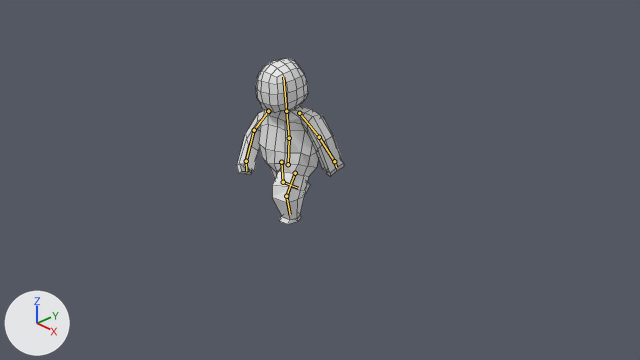
An edit to the Blender file code/models/spaceman_idle.blend, drawn before and after from the same camera.
Before and after are seen from the file's camera 'Camera'. Arrows for +X, +Y and +Z are at lower left; the lights stay in place. Both versions are drawn at frame 28 of the action 'Walk_Cycle.001'; the numbers are the values there. The bones that bend it are drawn over the model as lines. Mesh edges are drawn as thin lines.
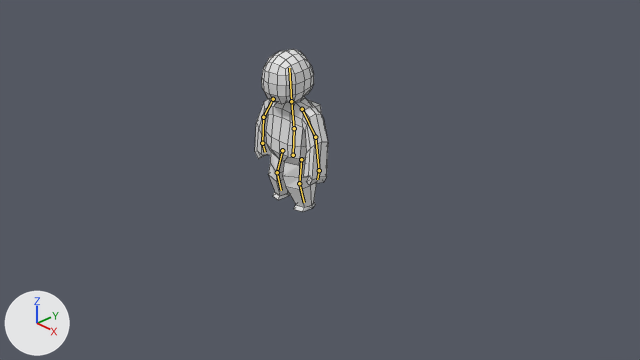
Location of each change, [x1, y1, x2, y2] in pixels of the pictures (640 x 360 px):
'Cube', posed (31% narrower)
    before: [237, 58, 344, 224]
    after: [255, 49, 328, 212]
bone 'Torso', root to tip
    before: (288, 164) to (289, 138)
    after: (293, 155) to (294, 128)
bone 'Chest', root to tip
    before: (289, 138) to (286, 111)
    after: (294, 128) to (291, 101)
bone 'Head', root to tip
    before: (286, 111) to (283, 77)
    after: (291, 101) to (289, 68)
bone 'Upper_Arm_L', root to tip
    before: (299, 113) to (319, 137)
    after: (302, 109) to (315, 137)
bone 'Lower_Arm_L', root to tip
    before: (319, 137) to (334, 161)
    after: (315, 137) to (319, 170)
bone 'Hand_L', root to tip
    before: (334, 161) to (336, 167)
    after: (319, 170) to (317, 179)
bone 'Upper_Arm_R', root to tip
    before: (268, 111) to (254, 130)
    after: (273, 99) to (263, 117)
bone 'Lower_Arm_R', root to tip
    before: (254, 130) to (246, 161)
    after: (263, 117) to (262, 143)
bone 'Upper_Leg_L', root to tip
    before: (295, 173) to (286, 196)
    after: (301, 159) to (299, 183)
bone 'Lower_Leg_L', root to tip
    before: (286, 196) to (290, 214)
    after: (299, 183) to (304, 202)
bone 'Upper_Leg_R', root to tip
    before: (281, 162) to (283, 182)
    after: (282, 150) to (277, 172)
bone 'Lower_Leg_R', root to tip
    before: (283, 182) to (298, 188)
    after: (277, 172) to (281, 190)

The change in detail:
Bone 'Torso' (bone_torso) moves from (0.02, -0.084, 0.124) to (0.0, 0.035, 0.002).
Bone 'Torso' (bone_torso) turns from (1, 0, -1) to (0, 0, 0) degrees about its own x, y and z.
Bone 'Chest' (bone_chest) moves from (0.052, 0.316, -0.154) to (0.0, 0.0, 0.0).
Bone 'Chest' (bone_chest) turns from (1, 1, -3) to (-3, 0, -3) degrees about its own x, y and z.
Bone 'Head' (bone_head) moves from (-0.067, 0.017, 0.175) to (0.0, 0.0, 0.0).
Bone 'Head' (bone_head) turns from (2, -5, 2) to (0, 0, 0) degrees about its own x, y and z.
Bone 'Upper_Arm_L' (bone_upper_arm_l) moves from (-0.125, -0.101, -0.016) to (-0.007, -0.015, 0.042).
Bone 'Upper_Arm_L' (bone_upper_arm_l) turns from (-17, 25, 13) to (-10, -1, -2) degrees about its own x, y and z.
Bone 'Lower_Arm_L' (bone_lower_arm_l) moves from (-0.048, 1.007, -0.199) to (0.003, 0.0, -0.011).
Bone 'Lower_Arm_L' (bone_lower_arm_l) turns from (-15, -1, 0) to (-18, -2, -4) degrees about its own x, y and z.
Bone 'Hand_L' (bone_hand_l) moves from (0.113, -0.214, 0.056) to (0.0, 0.0, 0.0).
Bone 'Hand_L' (bone_hand_l) turns from (4, 0, -3) to (0, 0, 0) degrees about its own x, y and z.
Bone 'Upper_Arm_R' (bone_upper_arm_r) moves from (0.002, 0.013, 0.0) to (0.002, -0.005, -0.032).
Bone 'Upper_Arm_R' (bone_upper_arm_r) turns from (12, 4, -8) to (13, -2, 2) degrees about its own x, y and z.
Bone 'Lower_Arm_R' (bone_lower_arm_r) moves from (0.296, 0.276, 1.098) to (0.001, 0.0, -0.004).
Bone 'Lower_Arm_R' (bone_lower_arm_r) turns from (29, 10, -8) to (15, -3, 2) degrees about its own x, y and z.
Bone 'Upper_Leg_L' (bone_upper_leg_l) moves from (0.015, 0.063, -0.006) to (0.001, 0.001, 0.0).
Bone 'Upper_Leg_L' (bone_upper_leg_l) turns from (9, -1, -34) to (-1, 0, -2) degrees about its own x, y and z.
Bone 'Lower_Leg_L' (bone_lower_leg_l) moves from (-0.146, -0.172, 0.442) to (0.0, 0.0, 0.0).
Bone 'Lower_Leg_L' (bone_lower_leg_l) turns from (-38, 4, 0) to (-5, -1, 5) degrees about its own x, y and z.
Bone 'Upper_Leg_R' (bone_upper_leg_r) moves from (-0.059, 0.038, 0.031) to (-0.001, -0.001, 0.0).
Bone 'Upper_Leg_R' (bone_upper_leg_r) turns from (3, 0, 15) to (-1, 1, -2) degrees about its own x, y and z.
Bone 'Lower_Leg_R' (bone_lower_leg_r) moves from (-0.142, 0.337, -0.336) to (0.0, -0.002, -0.001).
Bone 'Lower_Leg_R' (bone_lower_leg_r) turns from (-34, 26, 1) to (-6, -2, 5) degrees about its own x, y and z.
